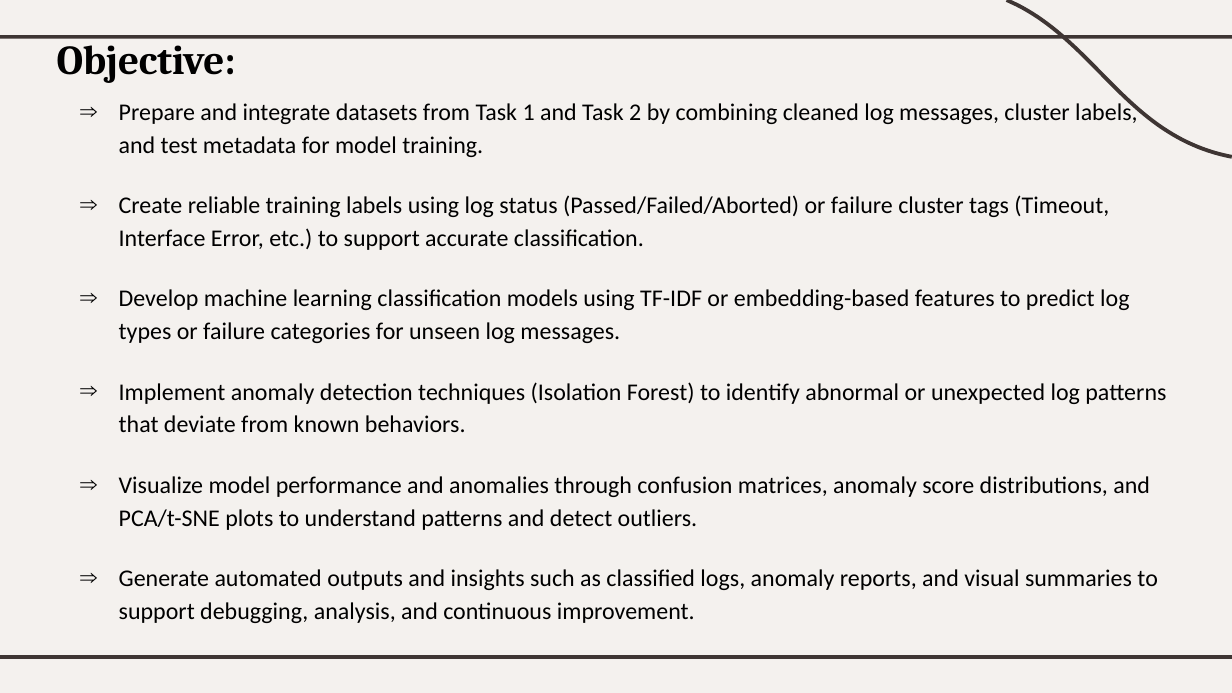
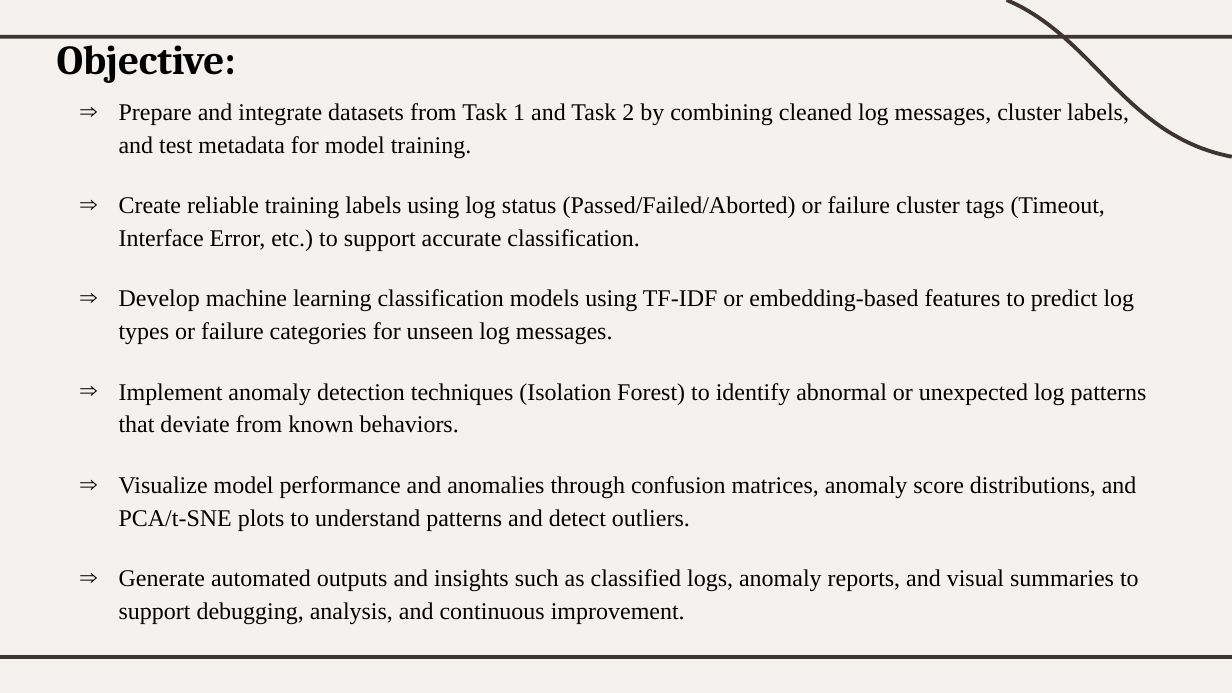
Before and after one commit to HemalathaSuresh-25/EDA-and-Quick-Ingest, a slide deck: slide 2 of reports/Quick Ingest & EDA_task3.pptx. Drawn at 1232x693 pixels with LibreOffice and Linux fonts; fonts in the diff are those of the drawing. Boxes give left, top, right and bottom in pixels: in the first picture for what was removed or moved away, otherwise in the second. Text is boxed around its words. In the diff, an @@ line names an element or a change of style, - is before the commit and + after.

```diff
--- a/reports/Quick Ingest & EDA_task3.pptx
+++ b/reports/Quick Ingest & EDA_task3.pptx
@@ freeform shape at bbox=[1007, 0, 1232, 156]: outline redrawn @@
@@ text "Prepare and integrate datasets from ..." at bbox=[119, 101, 1147, 624]: font Calibri to Times New Roman @@
```
Also in this commit, not shown: 8 other slides changed, 4 slides removed.
